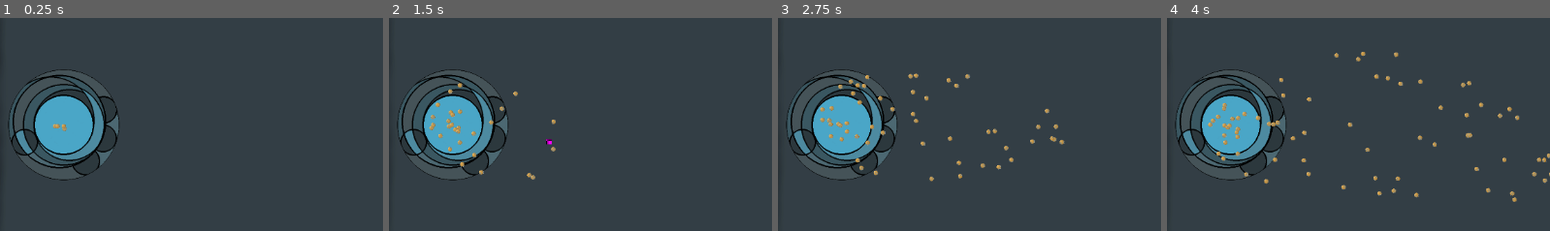
Above: before the commit, frames 1-4 (left to right).
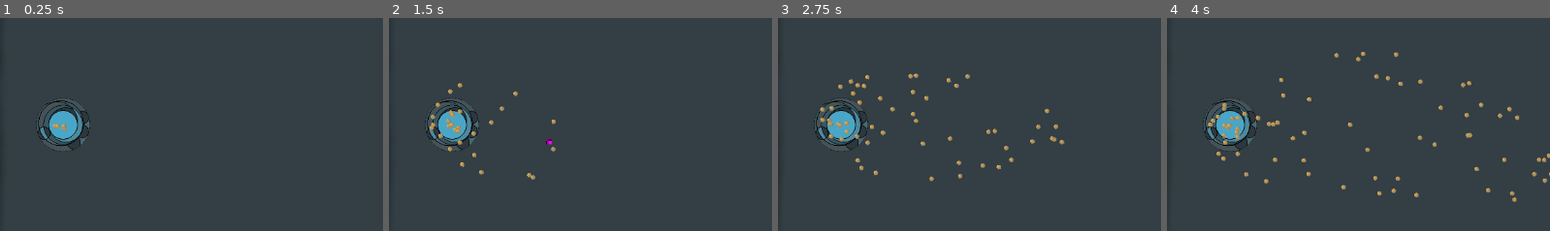
Above: after the commit, the same moments.

Repository: Nordtwig/specks-in-the-machine
Game: Godot game, scene res://main/main.tscn
Same seed, same stepped clock (60 frames per second), same inputs: the game is played once before the commit and once after it.
Inputs (mouse positions are % of the whole screen's width and height, from its top left):
- Up to frame 1 (0.25 s): no input
- Up to frame 2 (1.5 s): tap Enter at 0.5 s; move the mouse to (72, 45) at 0.52 s; click (72, 45) at 0.6 s; move the mouse to (30, 55) at 1.27 s; click (30, 55) at 1.35 s
- Up to frame 3 (2.75 s): move the mouse to (60, 28) at 2.02 s; click (60, 28) at 2.1 s
- Up to frame 4 (4 s): move the mouse to (45, 70) at 2.77 s; click (45, 70) at 2.85 s; move the mouse to (80, 65) at 3.52 s; click (80, 65) at 3.6 s
The pictures show only the part of the screen within x 9-59%, y 26-76%; the shares and areas given below are measured in that part.

The runs differ from the first frame. In frame 1, 6.8% of the frame differs, in the area x 2-32%, y 24-77%; in frame 2, 6.5%; in frame 3, 6.5%; in frame 4, 6.5%.

Commit message:
added goal sprite

Diff:
--- a/spawner/spawner.tscn
+++ b/spawner/spawner.tscn
@@ -14,6 +14,6 @@
 autostart = true
 
 [node name="Sprite2D" type="Sprite2D" parent="."]
-position = Vector2(0.999992, -0.999992)
-scale = Vector2(0.536, 0.536)
+position = Vector2(7.62939e-06, -1)
+scale = Vector2(0.26, 0.26)
 texture = ExtResource("3_0dhu7")
Binary file added: assets/goal.png
Not shown, added: assets/goal.png.import
Not shown, added: assets/goal.psd
